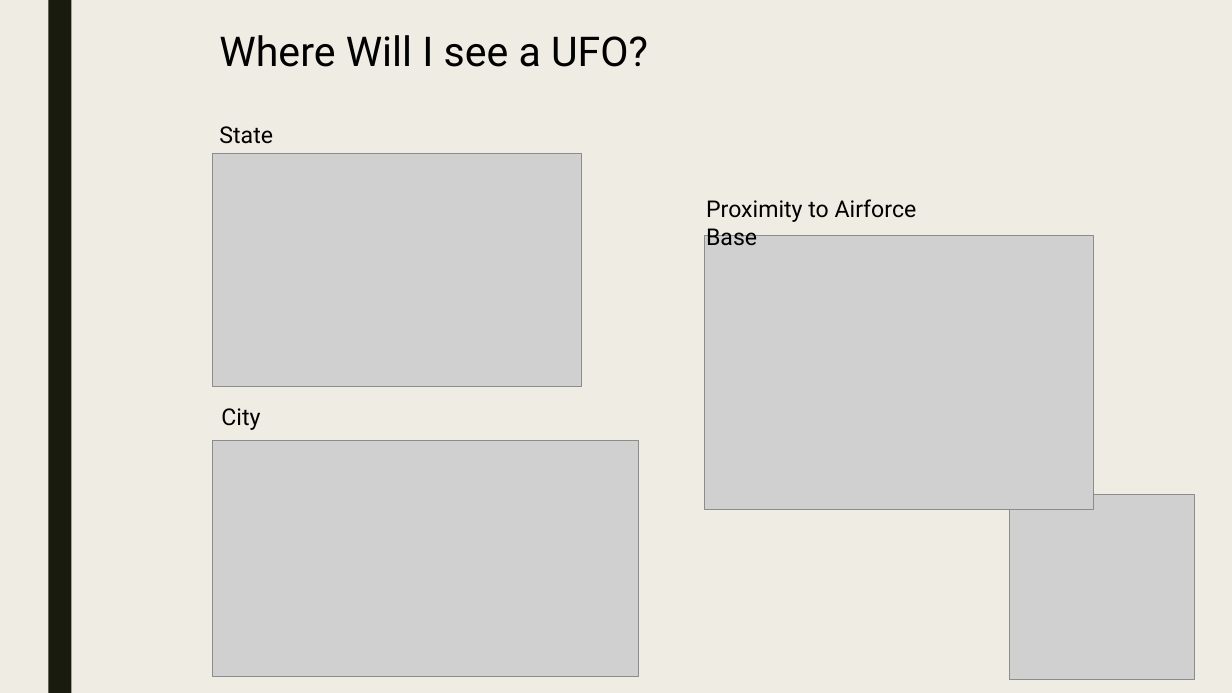
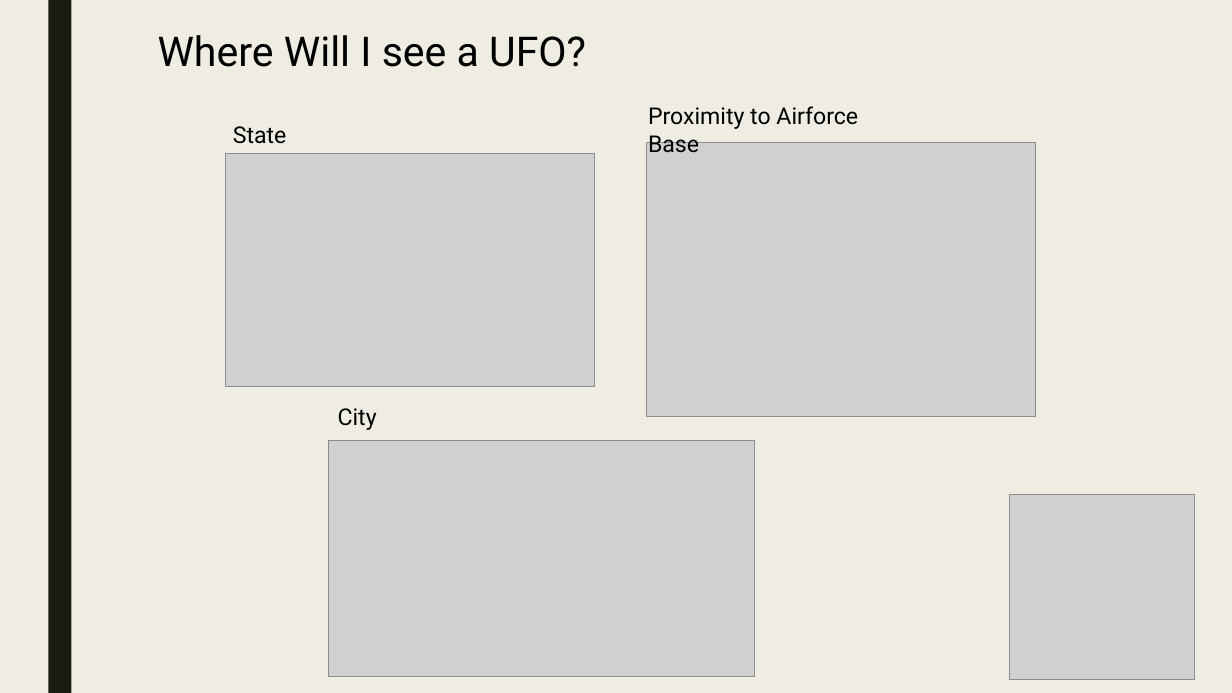
Before and after one commit to Preetikasri/UFO-Sightings-Analysis, a slide deck: slide 7 of ufo_presentation_v1.pptx. Drawn at 1232x693 pixels with LibreOffice and Linux fonts; fonts in the diff are those of the drawing; grey boxes stand for pictures. Boxes give left, top, right and bottom in pixels: in the first picture for what was removed or moved away, otherwise in the second. Text is boxed around its words. In the diff, an @@ line names an element or a change of style, - is before the commit and + after.

```diff
--- a/ufo_presentation_v1.pptx
+++ b/ufo_presentation_v1.pptx
@@ text "Where Will I see a ...": place and size @@
-text "Where Will I see a ..." at (219, 35, 648, 67)
+text "Where Will I see a ..." at (158, 35, 586, 67)
@@ text "State": place and size @@
-text "State" at (219, 126, 273, 144)
+text "State" at (233, 126, 287, 144)
@@ text "Proximity to Airforce Base": place and size @@
-text "Proximity to Airforce Base" at (706, 199, 917, 246)
+text "Proximity to Airforce Base" at (648, 106, 858, 153)
@@ picture: place and size @@
-picture at (704, 236, 1093, 509)
+picture at (646, 142, 1035, 416)
@@ picture: place and size @@
-picture at (213, 153, 581, 386)
+picture at (226, 153, 594, 386)
@@ text "City": place and size @@
-text "City" at (221, 408, 260, 430)
+text "City" at (338, 408, 377, 430)
@@ picture: place and size @@
-picture at (213, 441, 639, 677)
+picture at (329, 441, 755, 677)
```
Also in this commit, not shown: 5 other slides changed.
